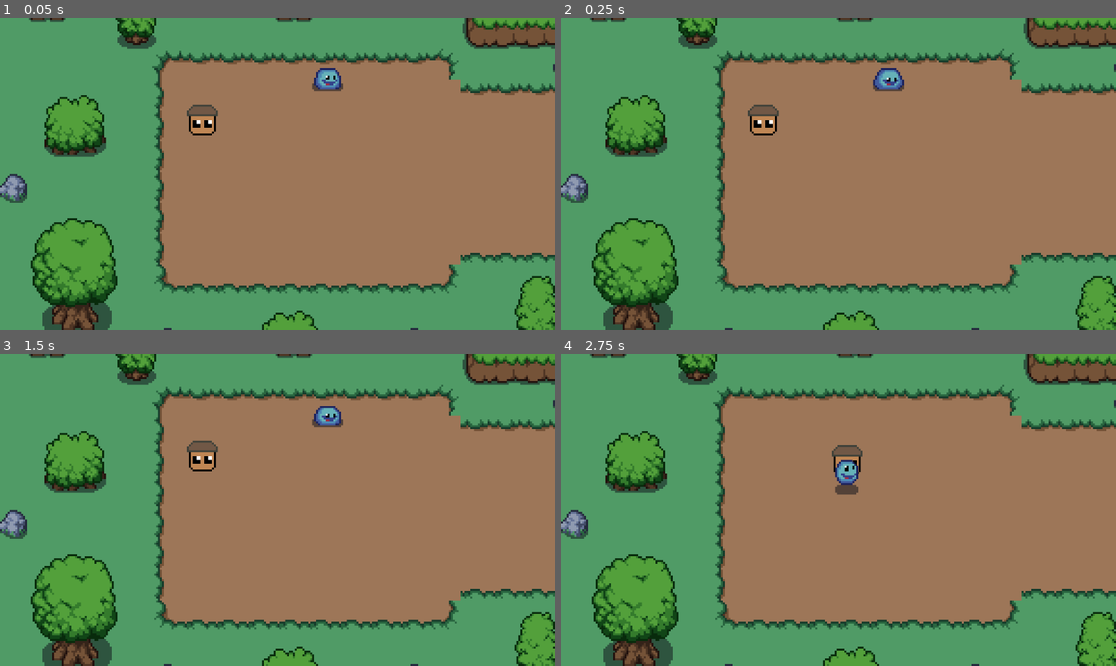
Above: before the commit, frames 1-4 (two rows, left to right).
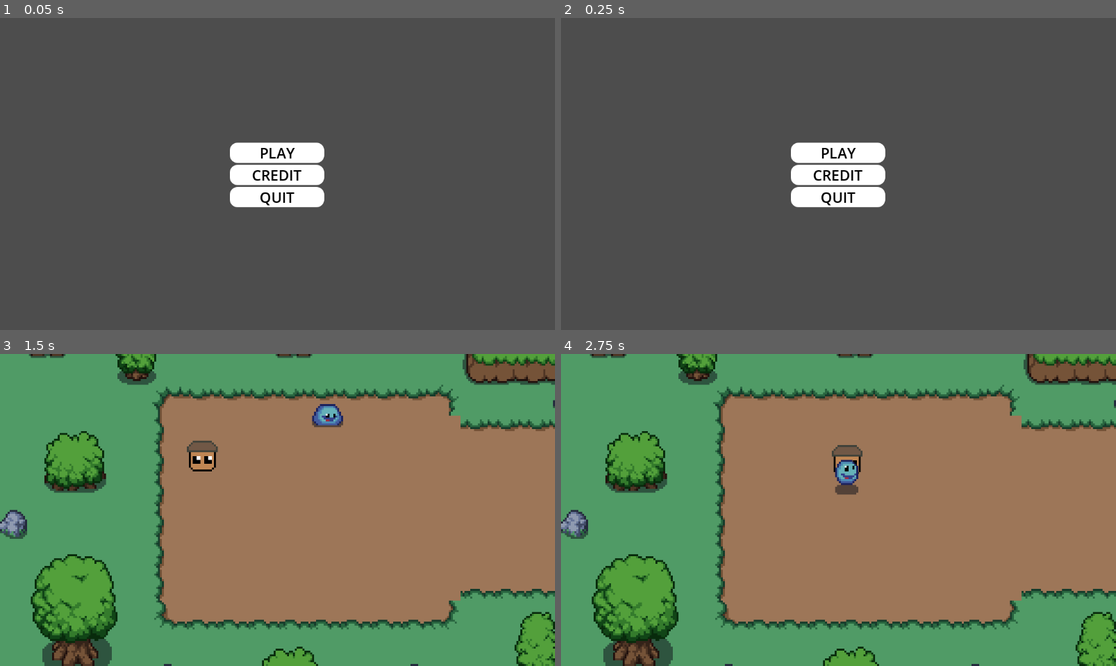
Above: after the commit, the same moments.

Repository: Abbby1007/Danish_The_Explorer
Game: Godot game, scene res://scenes/menu.tscn
The game is run twice, just before and just after one commit, with the same random seed, the same clock (stepped at 60 frames per second) and the same inputs. Before the commit the project starts from res://scenes/world.tscn.
Inputs (mouse positions are in pixels of both pictures, inside the frame that each line leads up to):
- Up to frame 1 (0.05 s): no input
- Up to frame 2 (0.25 s): no input
- Up to frame 3 (1.5 s): click (277, 510) at 0.5 s, where only the run after the commit has a clickable "CREDIT"; click (277, 488) at 1.25 s, where only the run after the commit has a clickable "PLAY"
- Up to frame 4 (2.75 s): tap Enter at 2 s; hold Right (ui_right) from 2.03 s (still down); tap E (attack) at 2.1 s

The runs differ from the first frame. In frame 1, 100% of the frame differs, in the area x 0-100%, y 0-100%; in frame 2, 100%; in frame 3, 0.1%; in frame 4, nothing differs.

Commit message:
I'M BACK (main menu)
After some moving in with college I have slowly come back with starting with a basic main menu

Diff:
--- a/project.godot
+++ b/project.godot
@@ -11,7 +11,7 @@
 [application]
 
 config/name="Danish the Explorer"
-run/main_scene="uid://blh8lbc40jc3b"
+run/main_scene="uid://cdf10a5e3lh3"
 config/features=PackedStringArray("4.4", "Forward Plus")
 config/icon="res://art/icon.svg"
 
--- /dev/null
+++ b/scenes/menu.tscn
@@ -0,0 +1,62 @@
+[gd_scene load_steps=3 format=3 uid="uid://cdf10a5e3lh3"]
+
+[ext_resource type="Script" uid="uid://dj46bdyplfxgv" path="res://scripts/menu.gd" id="1_yqeox"]
+
+[sub_resource type="StyleBoxFlat" id="StyleBoxFlat_4h3mk"]
+bg_color = Color(1, 1, 1, 1)
+corner_radius_top_left = 16
+corner_radius_top_right = 16
+corner_radius_bottom_right = 16
+corner_radius_bottom_left = 16
+
+[node name="Menu" type="Control"]
+layout_mode = 3
+anchors_preset = 15
+anchor_right = 1.0
+anchor_bottom = 1.0
+offset_left = -1.0
+offset_top = 5.0
+offset_right = -1.0
+offset_bottom = 5.0
+grow_horizontal = 2
+grow_vertical = 2
+script = ExtResource("1_yqeox")
+
+[node name="VBoxContainer" type="VBoxContainer" parent="."]
+layout_mode = 1
+anchors_preset = 8
+anchor_left = 0.5
+anchor_top = 0.5
+anchor_right = 0.5
+anchor_bottom = 0.5
+offset_left = -98.0
+offset_top = -70.0
+offset_right = 98.0
+offset_bottom = 70.0
+grow_horizontal = 2
+grow_vertical = 2
+
+[node name="Play" type="Button" parent="VBoxContainer"]
+layout_mode = 2
+theme_override_colors/font_color = Color(0, 0, 0, 1)
+theme_override_font_sizes/font_size = 30
+theme_override_styles/normal = SubResource("StyleBoxFlat_4h3mk")
+text = "PLAY"
+
+[node name="credit" type="Button" parent="VBoxContainer"]
+layout_mode = 2
+theme_override_colors/font_color = Color(0, 0, 0, 1)
+theme_override_font_sizes/font_size = 30
+theme_override_styles/normal = SubResource("StyleBoxFlat_4h3mk")
+text = "CREDIT"
+
+[node name="quit" type="Button" parent="VBoxContainer"]
+layout_mode = 2
+theme_override_colors/font_color = Color(0, 0, 0, 1)
+theme_override_font_sizes/font_size = 30
+theme_override_styles/normal = SubResource("StyleBoxFlat_4h3mk")
+text = "QUIT"
+
+[connection signal="pressed" from="VBoxContainer/Play" to="." method="_on_play_pressed"]
+[connection signal="pressed" from="VBoxContainer/credit" to="." method="_on_credit_pressed"]
+[connection signal="pressed" from="VBoxContainer/quit" to="." method="_on_quit_pressed"]
--- a/scenes/player.tscn
+++ b/scenes/player.tscn
@@ -282,7 +282,7 @@
 y_sort_enabled = true
 position = Vector2(0, -13)
 sprite_frames = SubResource("SpriteFrames_smehm")
-animation = &"d_left"
+animation = &"d_right"
 offset = Vector2(0, -15)
 
 [node name="CollisionShape2D" type="CollisionShape2D" parent="."]
--- /dev/null
+++ b/scripts/menu.gd
@@ -0,0 +1,16 @@
+extends Control
+
+
+func _on_play_pressed() -> void:
+	get_tree().change_scene_to_file("res://scenes/world.tscn")
+
+
+
+func _on_credit_pressed() -> void:
+	pass # Replace with function body.
+
+
+
+
+func _on_quit_pressed() -> void:
+	get_tree().quit()
Not shown, added: scripts/menu.gd.uid
